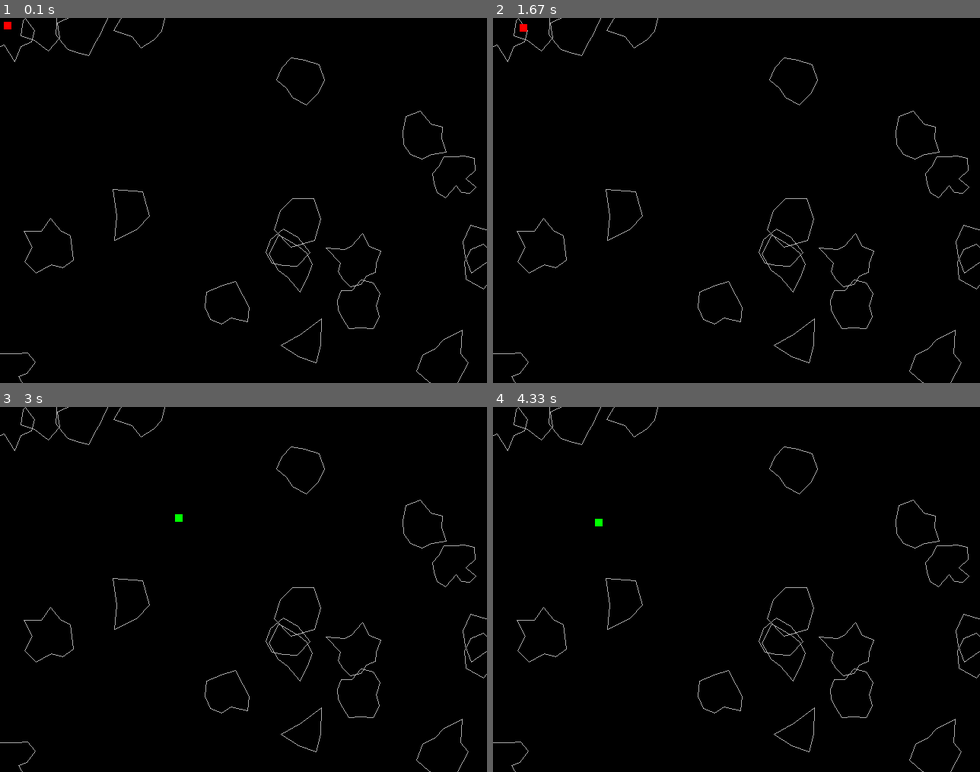
Above: before the commit, frames 1-4 (two rows, left to right).
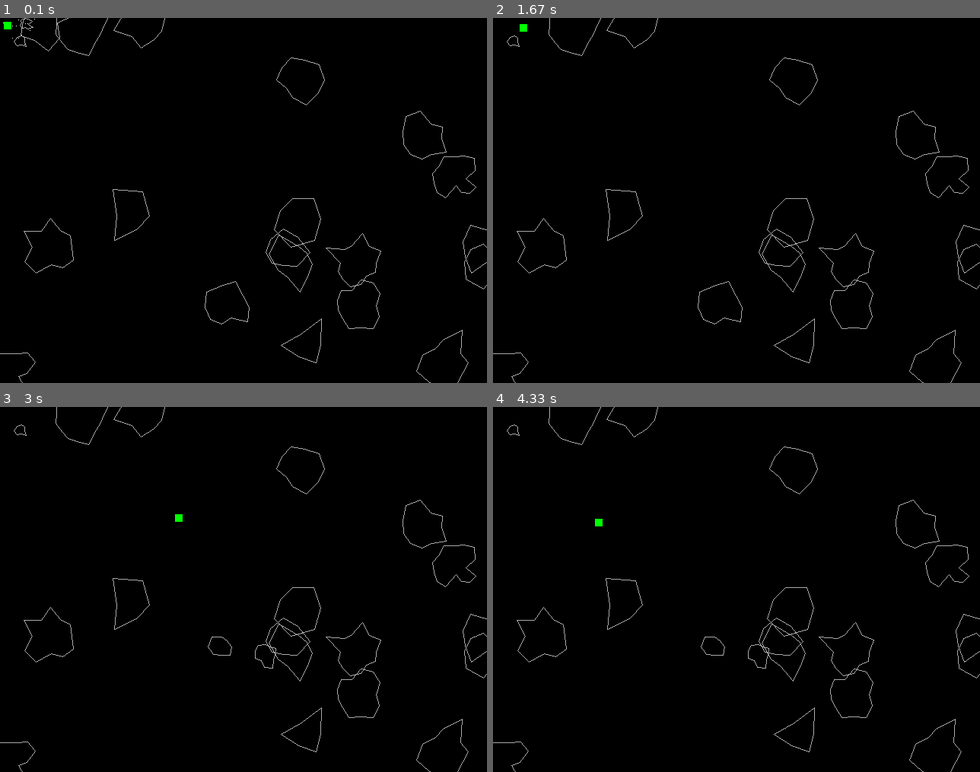
Above: after the commit, the same moments.

Repository: ilvrak/asteroid-blaster
Game: pygame game, started from test_asteroids_oop.py
Same seed, same stepped clock (60 frames per second), same inputs: the game is played once before the commit and once after it.
Inputs (mouse positions are in pixels of both pictures, inside the frame that each line leads up to):
- Up to frame 1 (0.1 s): no input
- Up to frame 2 (1.67 s): tap T at 0.33 s; click (736, 222) at 0.72 s; click (585, 145) at 1.05 s; click (517, 25) at 1.38 s
- Up to frame 3 (3 s): click (253, 465) at 1.72 s; click (219, 684) at 2.05 s; click (228, 527) at 2.38 s; click (175, 512) at 2.72 s
- Up to frame 4 (4.33 s): click (863, 556) at 3.05 s; click (887, 582) at 3.38 s; click (838, 523) at 3.72 s; click (595, 520) at 4.05 s

The runs differ from the first frame. In frame 1, less than 0.1% of the frame differs, in the area x 0-8%, y 0-13%; in frame 2, 0.1%; in frame 3, 0.2%, in the area x 0-57%, y 0-84%; in frame 4, 0.2%.

Commit message:
splits and splashes

Diff:
--- a/test_asteroids_oop.py
+++ b/test_asteroids_oop.py
@@ -4,20 +4,28 @@
 import sys
 
 
+class Entity(pg.sprite.Sprite):
+    def __init__(self, groups, image=pg.Surface((0,0), pg.SRCALPHA), position=(0,0)):
+        super().__init__(groups)
+        self.image = image
+        self.rect = self.image.get_rect(topleft=position)
+
+
 class Asteroid(pg.sprite.Sprite):
-    def __init__(self, space, center):
+    def __init__(self, space, position=(0,0), size=4):
         super().__init__()
         self.space = space
 
-        self.center = center
-        self.points = self.build_polygon()
+        self.position = position
+        self.size = size
+        self.points = self.build_polygon(self.size)
         min_x, min_y = map(min, zip(*self.points))
         max_x, max_y = map(max, zip(*self.points))
         width = max_x - min_x + 3
         height = max_y - min_y + 3
         self.image = pg.Surface((width, height), pg.SRCALPHA)
         self.rect = self.image.get_rect()
-        self.rect.center = center
+        self.rect.center = position
         self.rect.width = width
         self.rect.height = height
         pg.draw.polygon(self.image, 'darkgray', [(x - min_x + 1, y - min_y + 1) for x, y in self.points])
@@ -26,8 +34,9 @@
         self.image.fill(pg.SRCALPHA)
         pg.draw.polygon(self.image, 'darkgray', [(x - min_x + 1, y - min_y + 1) for x, y in self.points], 1)
 
-    def build_polygon(self):
-        mean = random.randint(30, 30)
+        self.velocity = pg.math.Vector2()
+
+    def build_polygon(self, mean) -> list[tuple[int]]:
         deviation = mean / 4
         radius = mean * 2
         vertices = random.randint(5, 15)
@@ -36,11 +45,19 @@
         polygon = []
         for angle in angles:
             rib_radius = min(random.gauss(mean, deviation), radius)
-            x = self.center[0] + rib_radius * math.cos(angle)
-            y = self.center[1] + rib_radius * math.sin(angle)
+            x = self.position[0] + rib_radius * math.cos(angle)
+            y = self.position[1] + rib_radius * math.sin(angle)
             polygon.append( (int(x), int(y)) )
         print(polygon)
         return polygon
+
+    def split(self):
+        new_size = self.size // 2
+        new_position1 = (self.position[0] + random.randint(-self.size*2, self.size*2), self.position[1] + random.randint(-self.size*2, self.size*2))
+        new_position2 = (self.position[0] + random.randint(-self.size*2, self.size*2), self.position[1] + random.randint(-self.size*2, self.size*2))
+        shatter1 = Asteroid(self.space, new_position1, new_size)
+        shatter2 = Asteroid(self.space, new_position2, new_size)
+        return [shatter1, shatter2]
 
     def update(self):
         pass
@@ -55,6 +72,26 @@
         if self.space.show_objects:
             # pg.draw.polygon(self.space.game.screen, 'darkgray', self.points, 1)
             self.space.game.screen.blit(self.image, self.rect)
+
+
+class Particle(pg.sprite.Sprite):
+    def __init__(self, space, pos):
+        super().__init__()
+        self.space = space
+        self.image = pg.Surface((1, 1))
+        self.image.fill('white')
+        self.rect = self.image.get_rect()
+        self.rect.center = pos
+        self.vel_x = random.randint(-5, 5)
+        self.vel_y = random.randint(-5, 5)
+        self.life = 10
+
+    def update(self):
+        self.rect.x += self.vel_x
+        self.rect.y += self.vel_y
+        self.life -= 1
+        if self.life <= 0:
+            self.kill()
 
 
 class Mouse(pg.sprite.Sprite):
@@ -69,10 +106,20 @@
 
     def check_collision(self):
         if pg.sprite.spritecollide(self, self.space.asteroids, False):
+            self.collide = 'Collided Rects!'
             self.color = 'blue'
-            if pg.sprite.spritecollide(self, self.space.asteroids, False, pg.sprite.collide_mask):
+            if collides := pg.sprite.spritecollide(self, self.space.asteroids, False, pg.sprite.collide_mask):
+                self.collide = 'Collided Masks!'
                 self.color = 'red'
+                self.space.splash(collides[0].position)
+                if collides[0].size < 4:
+                    collides[0].kill()
+                    return
+                new_asteroids = collides[0].split()
+                self.space.asteroids.remove(collides[0])
+                self.space.asteroids.add(*new_asteroids)
         else:
+            self.collide = 'Not Collided...'
             self.color = 'green'
 
     def update(self):
@@ -90,35 +137,48 @@
         if self.space.show_objects:
             self.space.game.screen.blit(self.image, self.position)
             self.image.fill(self.color)
+        if self.space.print_collides:
+            print(self.collide)
 
 
 class Space:
     def __init__(self, game):
         self.game = game
         self.mouse = Mouse(self)
-        self.asteroids = self.generate_asteroids()
+        self.asteroids = self.generate_asteroids(20)
+        self.particles = pg.sprite.Group()
+        self.sprites = pg.sprite.Group()
+        self.entity = Entity([self.sprites])
         self.show_collide_rects = False
         self.show_collide_masks = False
+        self.print_collides = False
         self.show_objects = True
 
-    def generate_asteroids(self, asteroids_number=20):
+    def generate_asteroids(self, asteroids_number=20) -> pg.sprite.Group:
         asteroids = pg.sprite.Group()
         for _ in range(asteroids_number):
             x = random.randint(0, self.game.screen_res[0])
             y = random.randint(0, self.game.screen_res[1])
-            asteroids.add(Asteroid(self, (x, y)))
+            size = random.randint(30, 30)
+            asteroids.add(Asteroid(self, (x, y), size))
         return asteroids
 
+    def splash(self, epicenter):
+        self.particles.add(*[Particle(self, epicenter) for _ in range(10)])
+
     def update(self):
         self.asteroids.update()
+        self.particles.update()
         # for asteroid in self.asteroids:
         #     asteroid.update()
         self.mouse.update()
 
     def draw(self):
-        # self.asteroids.draw()
+        self.game.screen.fill('black')
+        # self.sprites.draw(self.game.screen)
         for asteroid in self.asteroids:
             asteroid.draw()
+        self.particles.draw(self.game.screen)
         self.mouse.draw()
 
 
@@ -134,10 +194,11 @@
         self.screen = pg.display.set_mode(self.screen_res)
         pg.display.set_caption("Asteroids")
         self.clock = pg.time.Clock()
+        self.fps = fps
+
+        self.space = Space(self)
+        pg.mouse.set_visible(False)
         self.running = True
-        self.fps = fps
-        pg.mouse.set_visible(False)
-        self.space = Space(self)
 
     def check_events(self):
         for event in pg.event.get():
@@ -150,15 +211,16 @@
                     self.space.show_collide_masks = not self.space.show_collide_masks
                 if event.key == pg.K_o:
                     self.space.show_objects = not self.space.show_objects
+                if event.key == pg.K_t:
+                    self.space.print_collides = not self.space.print_collides
 
     def update(self):
         self.space.update()
+        pg.display.update()
         self.clock.tick(self.fps)
 
     def draw(self):
-        self.screen.fill('black')
         self.space.draw()
-        pg.display.flip()
 
     def run(self):
         while self.running:
Not shown, changed: concept.md
